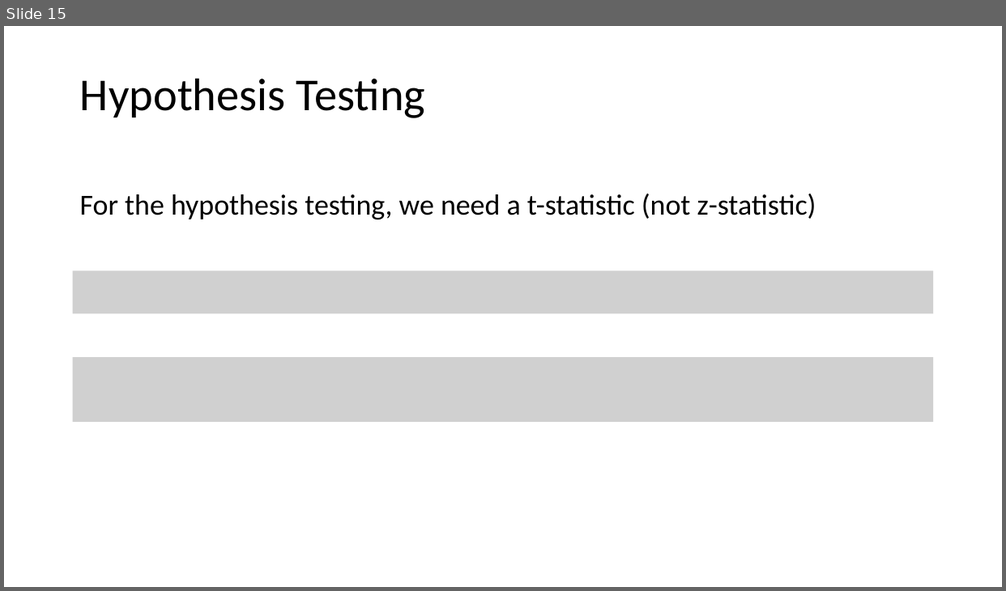
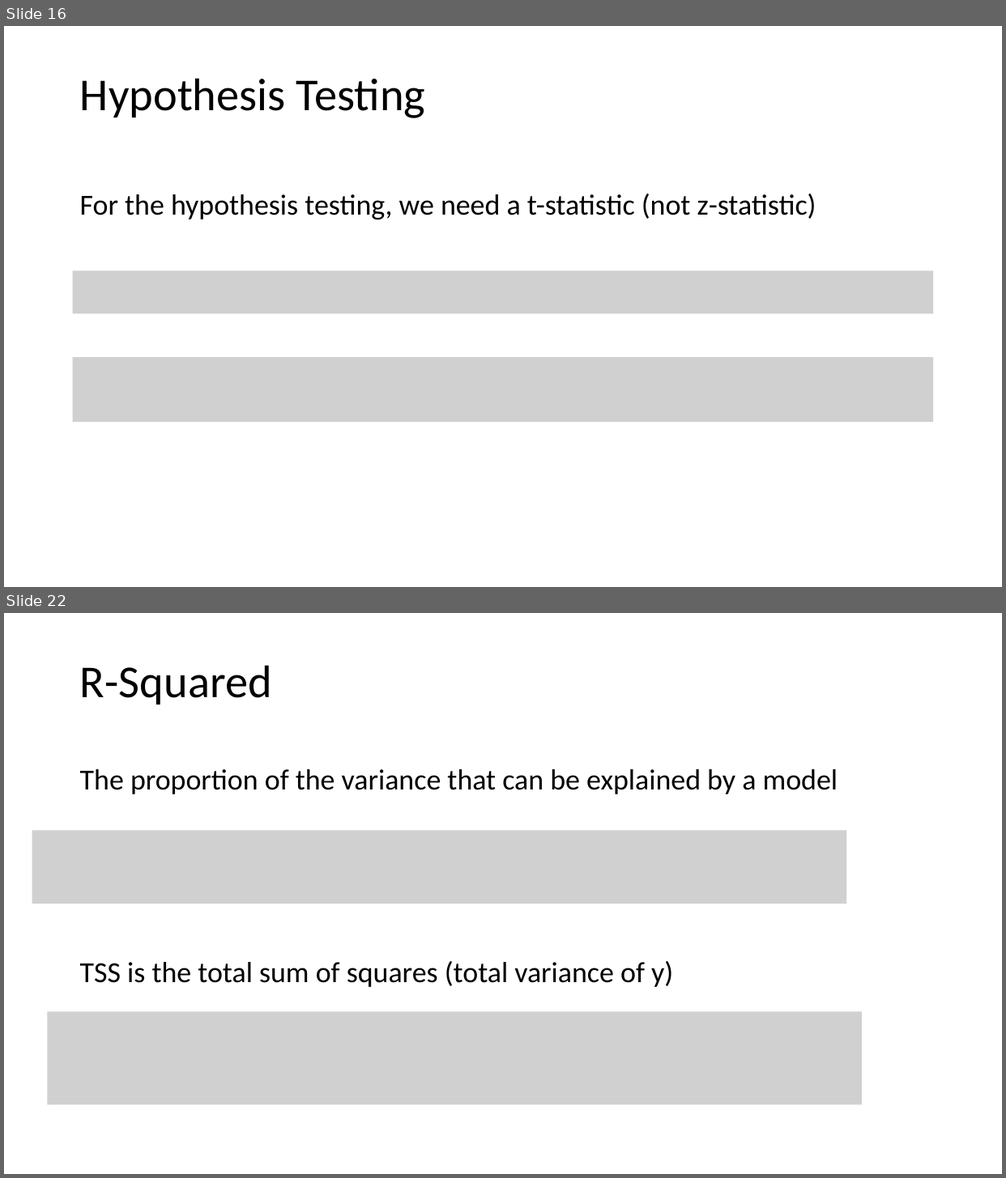
Before and after one commit to tianzheng4/tianzheng4.github.io, a slide deck: _umkc-teaching/slides/Lecture3.pptx. Shown one above the other, each under a label of ours: slide 15 before the commit, slides 16 and 22 after it; the slides between them are not shown. The pictures are 1006x591 and 1006x1178 pixels, drawn with LibreOffice and Linux fonts; fonts in the diff are those of the drawing; grey boxes stand for pictures. Boxes give left, top, right and bottom in pixels: in the first picture for what was removed or moved away, otherwise in the second. Text is boxed around its words. In the diff, an @@ line names an element or a change of style, - is before the commit and + after.

```diff
--- a/_umkc-teaching/slides/Lecture3.pptx
+++ b/_umkc-teaching/slides/Lecture3.pptx
@@ slide 22 added at (x1=4, y1=613, x2=1002, y2=1174), background #FFFFFF @@
@@ title added at (x1=80, y1=665, x2=272, y2=705), 44 pt, text #000000 @@
+R-Squared
@@ text added at (x1=80, y1=769, x2=838, y2=794), 28 pt, text #000000 @@
+The proportion of the variance that can be explained by a model
@@ picture added at (x1=32, y1=830, x2=846, y2=904) @@
@@ text added at (x1=80, y1=961, x2=673, y2=987), 28 pt, text #000000 @@
+TSS is the total sum of squares (total variance of y)
@@ picture added at (x1=48, y1=1012, x2=862, y2=1105) @@
@@ what was slide 15 is now slide 16 @@
```
Also in this commit, not shown: 1 slide changed, 6 other slides added, 2 other files.
